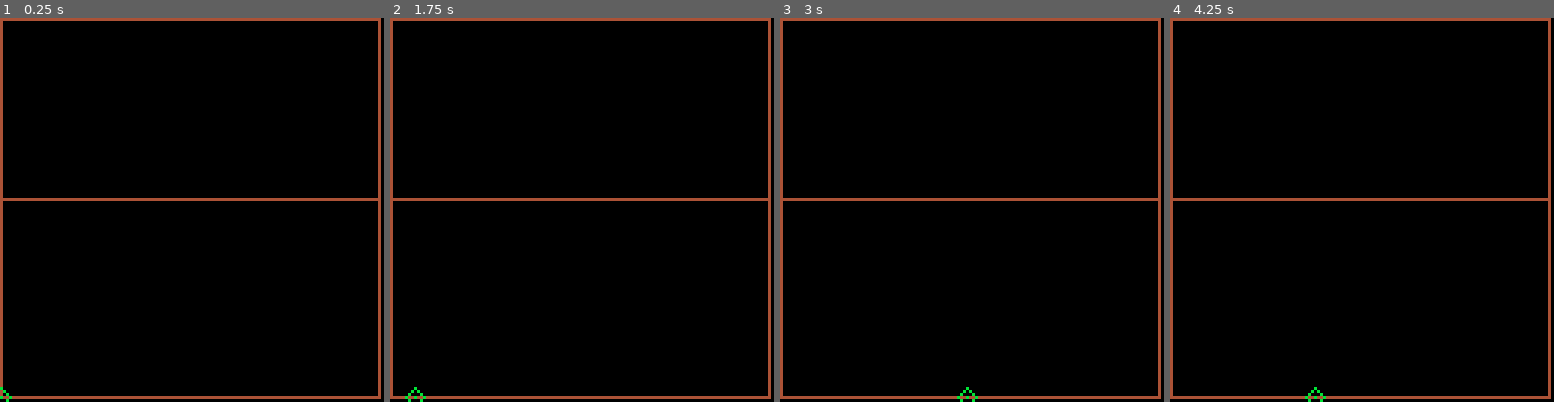
Above: before the commit, frames 1-4 (left to right).
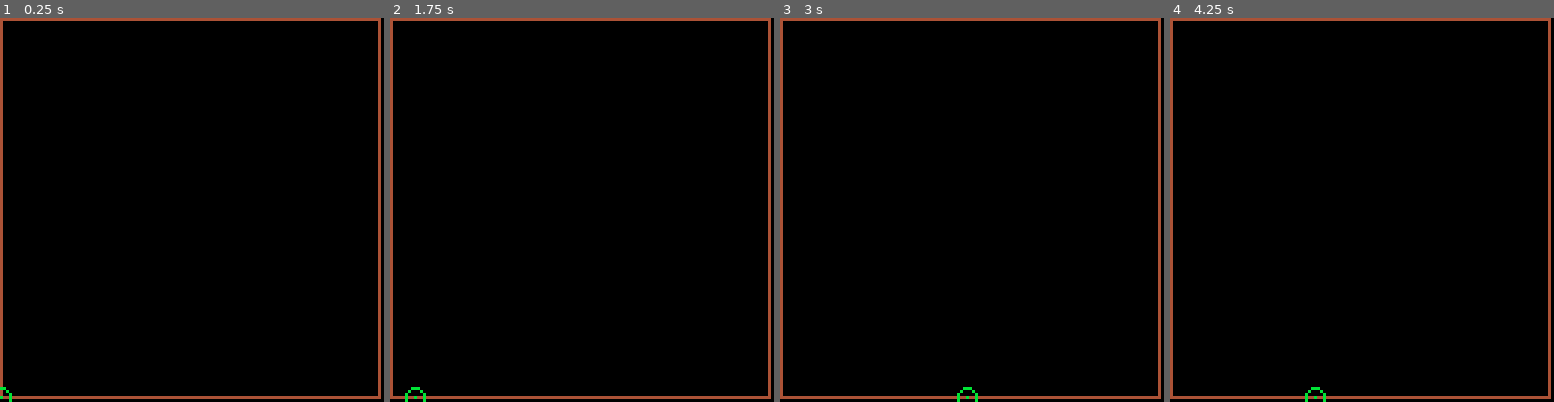
Above: after the commit, the same moments.

Repository: shen-sat/qix
Game: PICO-8 cartridge qix.p8
The game is run twice, just before and just after one commit, with the same random seed, the same clock (stepped at 60 frames per second) and the same inputs.
Inputs:
- Up to frame 1 (0.25 s): no input
- Up to frame 2 (1.75 s): hold Right from 1.6 s (still down)
- Up to frame 3 (3 s): release Right at 2.1 s; hold Up 2.15-2.42 s; hold Right from 2.47 s (still down)
- Up to frame 4 (4.25 s): release Right at 3.03 s; hold Left 3.08-3.58 s; hold Down 3.63-3.97 s; hold Right from 4.02 s (still down)

The runs differ from the first frame. In frame 1, 0.8% of the frame differs, in the area x 0-99%, y 46-100%; in frame 2, 0.8%; in frame 3, 0.8%; in frame 4, 0.8%.

Commit message:
Add player movement that distingueshes between movable and non-movable paths

Diff:
--- a/qix.p8
+++ b/qix.p8
@@ -166,18 +166,15 @@
   rect(0,0,126,126,4) --border
   -- qix:draw()
 
-  -- draw paths and rects for player to move along
-  -- rectfill(1,1,127 -1,60 - 1,2)
-  line(1,60,127 - 1,60,4)
-  -- line(64, 1, 64, 60, 4)
-
   spr(player.sprite,player.x - 3,player.y - 3)
 
 
 end
 
 function player_move(next_x, next_y, direction, player_move_called_already)
- if pget(next_x, next_y) == path_color then
+ local compass_points = get_compass_points(next_x, next_y)
+
+ if pget(next_x, next_y) == path_color and compass_points_contain_color(compass_points, background_color) then
   player.x, player.y = next_x, next_y
  else
   if player_move_called_already then return end
@@ -261,9 +258,8 @@
 end
 
 --------------------------------------------------------------------------------
---draw paths to test player path movement
 -- draw paths and rects for player to move along
--- rectfill(1,1,127 -1,60 - 1,2)
+-- rectfill(1,1,126 -1,60 - 1,2)
 -- line(1,60,127 - 1,60,4)
 -- line(64, 1, 64, 60, 4)
 
@@ -323,11 +319,11 @@
   -- rect(qix.destination.x,qix.destination.y,qix.destination.x + qix.destination.width - 1,qix.destination.y + qix.destination.height - 1,7)
 
 __gfx__
-aaaaaaaa000b00000000000000000000000000000000000000000000000000000000000000000000000000000000000000000000000000000000000000000000
-aaaaaaaa00b0b0000000000000000000000000000000000000000000000000000000000000000000000000000000000000000000000000000000000000000000
+aaaaaaaa00bbb0000000000000000000000000000000000000000000000000000000000000000000000000000000000000000000000000000000000000000000
 aaaaaaaa0b000b000000000000000000000000000000000000000000000000000000000000000000000000000000000000000000000000000000000000000000
+aaaaaaaab00000b00000000000000000000000000000000000000000000000000000000000000000000000000000000000000000000000000000000000000000
 aaaaaaaab00b00b00000000000000000000000000000000000000000000000000000000000000000000000000000000000000000000000000000000000000000
+aaaaaaaab00000b00000000000000000000000000000000000000000000000000000000000000000000000000000000000000000000000000000000000000000
 aaaaaaaa0b000b000000000000000000000000000000000000000000000000000000000000000000000000000000000000000000000000000000000000000000
-aaaaaaaa00b0b0000000000000000000000000000000000000000000000000000000000000000000000000000000000000000000000000000000000000000000
-aaaaaaaa000b00000000000000000000000000000000000000000000000000000000000000000000000000000000000000000000000000000000000000000000
+aaaaaaaa00bbb0000000000000000000000000000000000000000000000000000000000000000000000000000000000000000000000000000000000000000000
 aaaaaaaa000000000000000000000000000000000000000000000000000000000000000000000000000000000000000000000000000000000000000000000000
